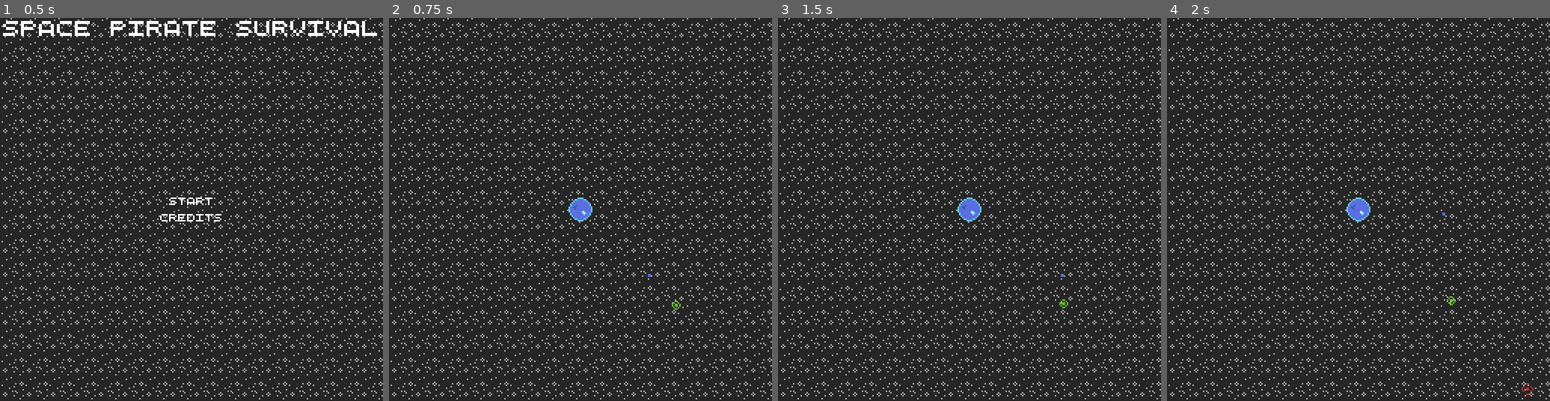
Above: before the commit, frames 1-4 (left to right).
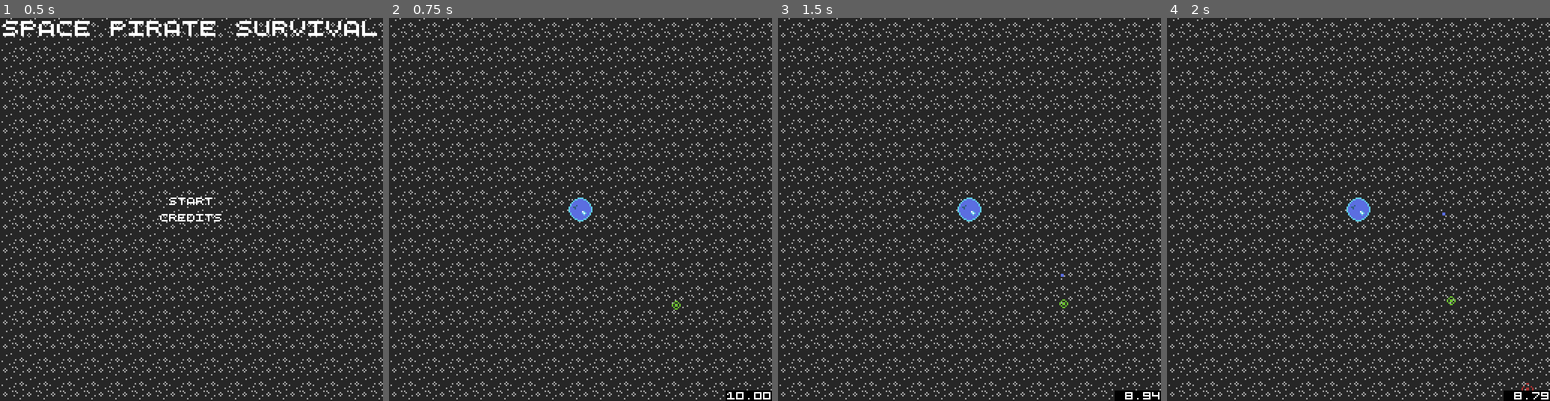
Above: after the commit, the same moments.

Repository: WinterAtne/Space-Pirate-Survival
Game: Godot game, scene res://scenes/main.tscn
The game is run twice, just before and just after one commit, with the same random seed, the same clock (stepped at 60 frames per second) and the same inputs.
Inputs (mouse positions are in pixels of both pictures, inside the frame that each line leads up to):
- Up to frame 1 (0.5 s): no input
- Up to frame 2 (0.75 s): click "Start" at 0.5 s
- Up to frame 3 (1.5 s): tap Enter at 1.25 s; move the mouse to (1053, 190) at 1.27 s; hold Space (accelerate) from 1.28 s (still down); click (1053, 190) at 1.35 s
- Up to frame 4 (2 s): keep holding Space (accelerate)

Frame 1 is identical in both runs. In frame 2, 0.3% of the frame differs, in the area x 67-100%, y 66-100%; in frame 3, 0.3%; in frame 4, 0.3%.

Commit message:
Added meter for energy

Diff:
--- a/scenes/player.gd
+++ b/scenes/player.gd
@@ -2,6 +2,10 @@
 class_name Player
 
 const acceleration : float = 5.0
+const torpedo_cost : float = -1.0
+const acceleration_cost : float = -0.005
+
+@onready var energy_label : Label = %HUD/Energy
 
 @export var torpedo : PackedScene
 
@@ -10,13 +14,23 @@
 
 signal player_died
 
+func _ready():
+	#This prevents a bug where the player shoots the moment they start the level
+	#Due to technically still clicking the start button when the level starts
+	set_physics_process(false)
+	for n in 4:
+		await get_tree().physics_frame
+
+	set_physics_process(true)
+
+
 func _physics_process(delta) -> void:
 	var mouse_position : Vector2 = get_viewport().get_mouse_position()
 	mouse_position = mouse_position - ((get_viewport().get_visible_rect().size / 2))
 	var facing : Vector2 = position.direction_to(mouse_position)
 
 	if Input.is_action_pressed("accelerate"):
-		give_energy(-0.01)
+		give_energy(acceleration_cost)
 		apply_central_force(facing * acceleration)
 
 
@@ -25,7 +39,7 @@
 
 
 func fire_torpedo(facing : Vector2) -> void:
-	give_energy(-1)
+	give_energy(torpedo_cost)
 	var instanced_torpedo = torpedo.instantiate()
 	get_parent().add_child(instanced_torpedo)
 	instanced_torpedo.position = facing * 10 + global_position;
@@ -38,7 +52,7 @@
 	queue_free()
 
 
-func give_energy(amount : int) -> void:
+func give_energy(amount : float) -> void:
 	current_energy += amount
 	if 0 >= current_energy:
 		damage()
@@ -47,4 +61,4 @@
 		current_energy = max_energy
 
 
-	print(current_energy)
+	energy_label.text = "%0.2f" %current_energy
--- a/scenes/player.tscn
+++ b/scenes/player.tscn
@@ -1,9 +1,10 @@
-[gd_scene load_steps=6 format=3 uid="uid://cq3dypgj7lmc3"]
+[gd_scene load_steps=7 format=3 uid="uid://cq3dypgj7lmc3"]
 
 [ext_resource type="Script" path="res://scenes/player.gd" id="1_cugs0"]
 [ext_resource type="PackedScene" uid="uid://bvuiqs22t8vbo" path="res://scenes/gravity_object.tscn" id="1_padlu"]
 [ext_resource type="PackedScene" uid="uid://pc4t7461wbx8" path="res://scenes/torpedo.tscn" id="2_7maqe"]
 [ext_resource type="Texture2D" uid="uid://c8wnsxmuynco4" path="res://assets/sprites/player_ship.png" id="2_bxrph"]
+[ext_resource type="PackedScene" uid="uid://dbcwoq8enie3d" path="res://scenes/ui/hud.tscn" id="5_skbfi"]
 
 [sub_resource type="RectangleShape2D" id="RectangleShape2D_k2fau"]
 size = Vector2(6, 6)
@@ -20,4 +21,9 @@
 
 [node name="GravityObject" parent="." instance=ExtResource("1_padlu")]
 
+[node name="HUD" parent="." instance=ExtResource("5_skbfi")]
+unique_name_in_owner = true
+
 [connection signal="body_entered" from="." to="." method="_on_body_entered"]
+
+[editable path="HUD"]
--- /dev/null
+++ b/scenes/ui/hud.tscn
@@ -0,0 +1,29 @@
+[gd_scene load_steps=3 format=3 uid="uid://dbcwoq8enie3d"]
+
+[ext_resource type="Texture2D" uid="uid://cnfr0ueikbufs" path="res://assets/sprites/black_box.png" id="1_jhi28"]
+
+[sub_resource type="StyleBoxTexture" id="StyleBoxTexture_n0bct"]
+texture = ExtResource("1_jhi28")
+
+[node name="HUD" type="CanvasLayer"]
+
+[node name="Energy" type="Label" parent="."]
+anchors_preset = 3
+anchor_left = 1.0
+anchor_top = 1.0
+anchor_right = 1.0
+anchor_bottom = 1.0
+offset_left = -40.0
+offset_top = -7.0
+grow_horizontal = 0
+grow_vertical = 0
+text = "10.00"
+horizontal_alignment = 2
+
+[node name="Panel" type="Panel" parent="Energy"]
+show_behind_parent = true
+layout_mode = 0
+offset_left = 9.0
+offset_right = 40.0
+offset_bottom = 7.0
+theme_override_styles/panel = SubResource("StyleBoxTexture_n0bct")
Binary file added: assets/sprites/black_box.png
Not shown, added: assets/sprites/black_box.png.import
